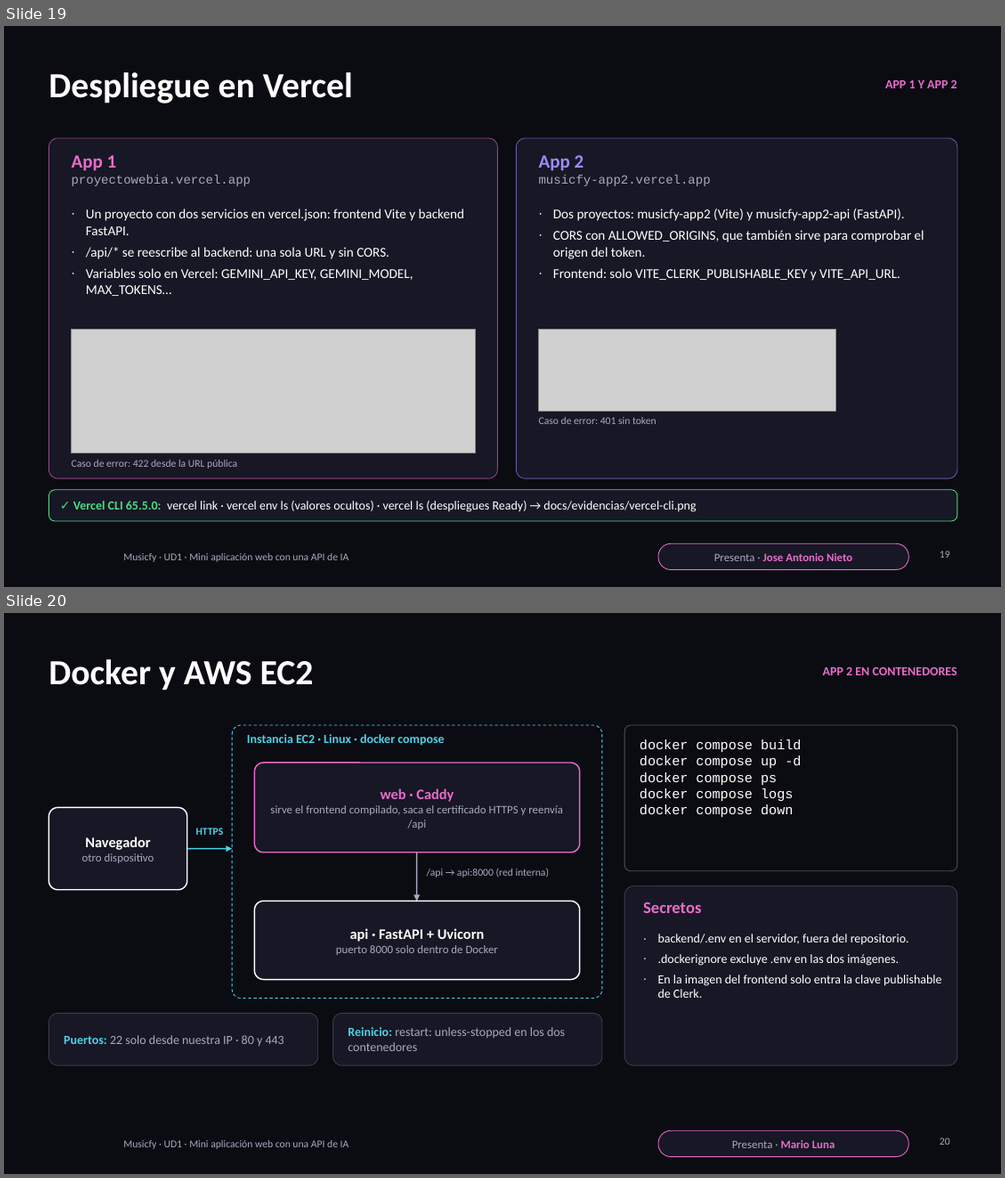
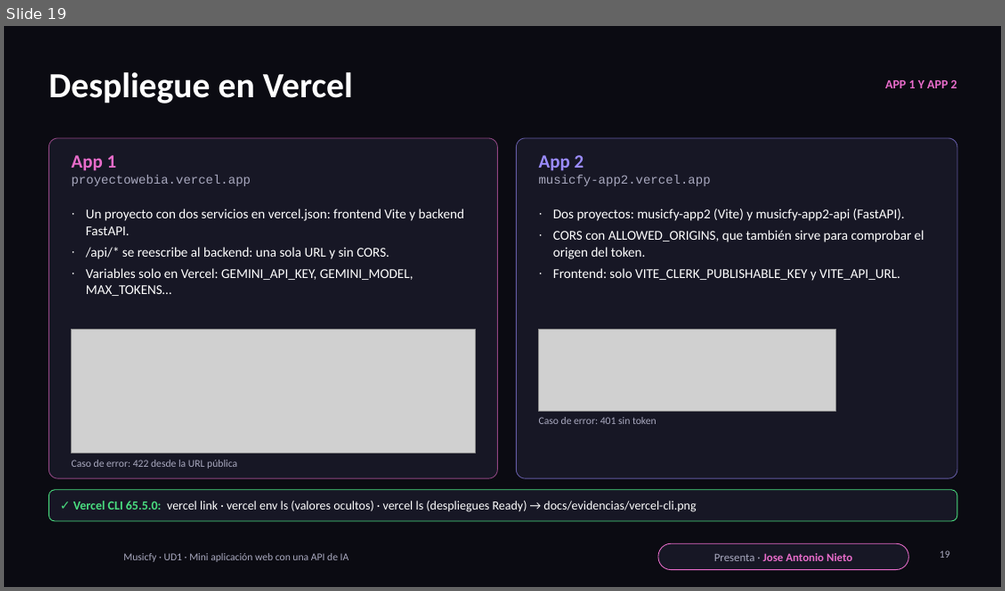
Before and after one commit to N13T4C0/ProyectoWebIA, a slide deck: presentacion/Musicfy-Presentacion.pptx. Shown one above the other, each under a label of ours: slides 19 and 20 before the commit, slide 19 after it. The pictures are 1005x1178 and 1005x591 pixels, drawn with LibreOffice and Linux fonts; fonts in the diff are those of the drawing; grey boxes stand for pictures; background and template pictures are left out. Boxes give left, top, right and bottom in pixels: in the first picture for what was removed or moved away, otherwise in the second. Text is boxed around its words. In the diff, an @@ line names an element or a change of style, - is before the commit and + after.

```diff
--- a/presentacion/Musicfy-Presentacion.pptx
+++ b/presentacion/Musicfy-Presentacion.pptx
@@ slide 20 removed at bbox=[4, 613, 1001, 1174], background #0B0B12; not listed: 1 template element that a slide beside it also shows @@
@@ title removed at bbox=[48, 659, 314, 690] @@
-Docker y AWS EC2
@@ text removed at bbox=[823, 667, 957, 675] @@
-APP 2 EN CONTENEDORES
@@ rounded rectangle removed at bbox=[232, 725, 602, 998] @@
@@ text removed at bbox=[247, 734, 444, 746] @@
-Instancia EC2 · Linux · docker compose
@@ rounded rectangle removed at bbox=[624, 725, 957, 871] @@
@@ text removed at bbox=[639, 739, 801, 817] @@
-docker compose build
-docker compose up -d
-docker compose ps
-docker compose logs
-docker compose down
@@ rounded rectangle removed at bbox=[254, 763, 580, 852] @@
@@ text removed at bbox=[270, 788, 563, 829] @@
-web · Caddy
-sirve el frontend compilado, saca el certificado HTTPS y reenvía /api
@@ rounded rectangle removed at bbox=[48, 807, 187, 890] @@
@@ text removed at bbox=[82, 836, 154, 863] @@
-Navegador
-otro dispositivo
@@ arrow removed from (187, 849) to (232, 849) @@
@@ text removed at bbox=[196, 827, 224, 835] @@
-HTTPS
@@ arrow removed from (417, 852) to (417, 900) @@
@@ text removed at bbox=[427, 868, 549, 877] @@
-/api → api:8000 (red interna)
@@ rounded rectangle removed at bbox=[254, 900, 580, 980] @@
@@ rounded rectangle removed at bbox=[624, 886, 957, 1065] @@
@@ text removed at bbox=[643, 902, 701, 913] @@
-Secretos
@@ text removed at bbox=[336, 928, 498, 955] @@
-api · FastAPI + Uvicorn
-puerto 8000 solo dentro de Docker
@@ text removed at bbox=[658, 933, 941, 997] @@
-∙ backend/.env en el servidor, fuera del repositorio.
-∙ .dockerignore excluye .env en las dos imágenes.
-∙ En la imagen del frontend solo entra la clave publishable de Clerk.
@@ rounded rectangle removed at bbox=[48, 1013, 318, 1065] @@
@@ text removed at bbox=[64, 1035, 284, 1046] @@
-Puertos: 22 solo desde nuestra IP · 80 y 443
@@ rounded rectangle removed at bbox=[333, 1013, 602, 1065] @@
@@ text removed at bbox=[348, 1027, 565, 1051] @@
-Reinicio: restart: unless-stopped en los dos contenedores
@@ rounded rectangle removed at bbox=[658, 1130, 909, 1157] @@
@@ text removed at bbox=[732, 1140, 835, 1148] @@
-Presenta · Mario Luna
@@ page number removed at bbox=[939, 1137, 950, 1144] @@
-20
```
Also in this commit, not shown: 3 slides changed, 2 slides added, 2 other files.
